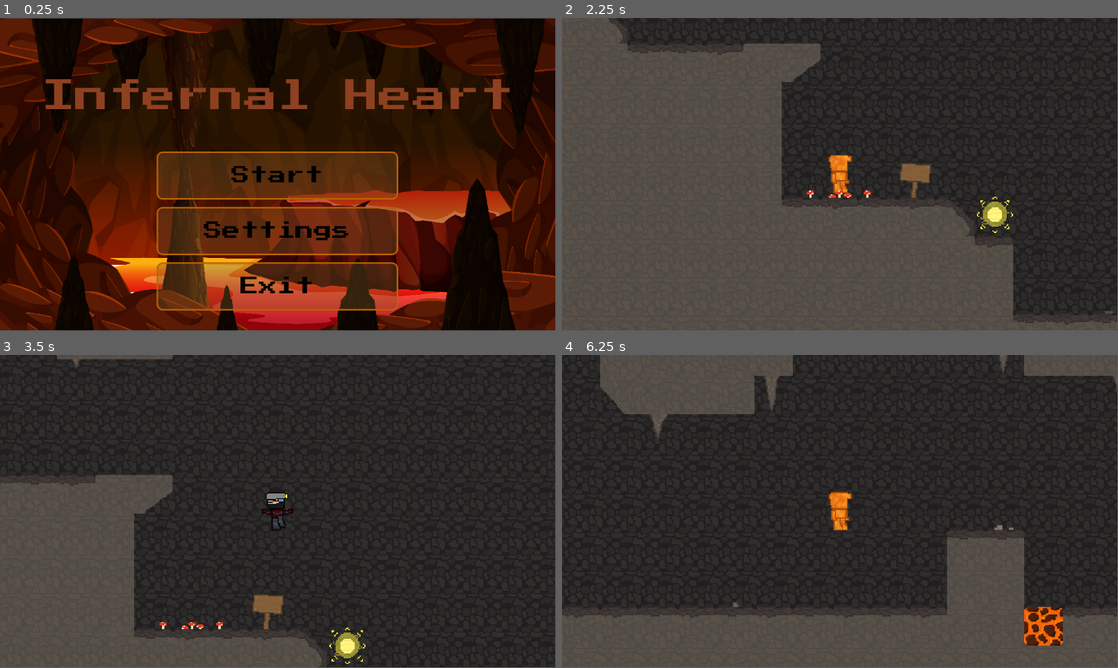
Above: before the commit, frames 1-4 (two rows, left to right).
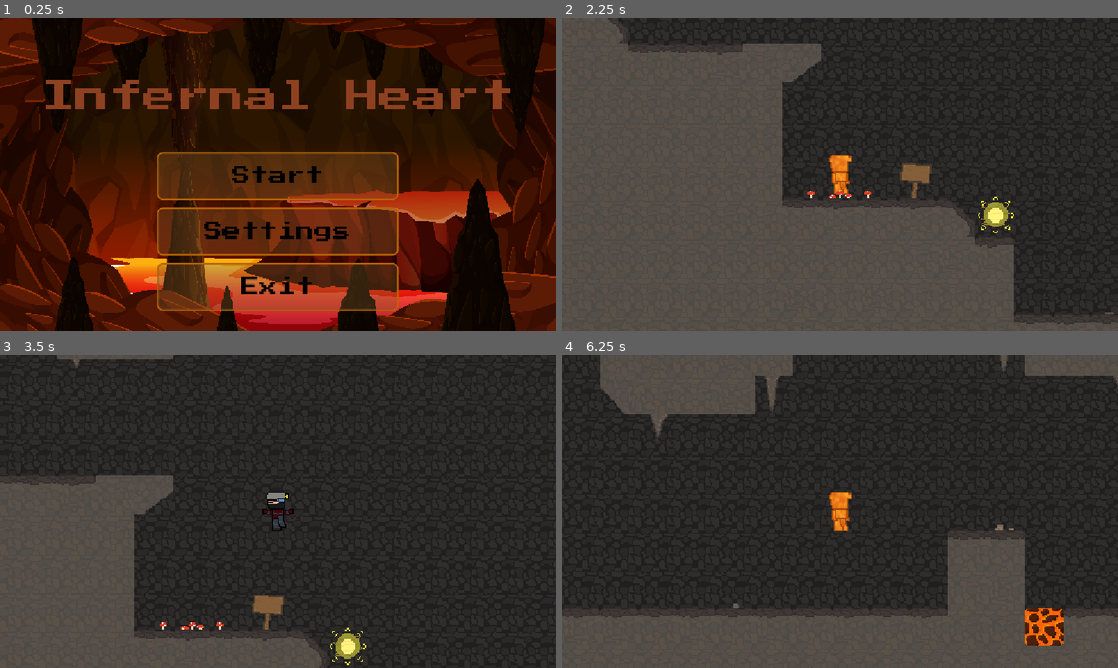
Above: after the commit, the same moments.

Repository: AffanKhan261/Godot_Campfire_Game_Repo
Game: Godot game, scene res://scenes/main_menu.tscn
Two runs of this game, one before a commit and one after it. Both use one fixed random seed, a clock stepped at 60 frames per second and the inputs below.
Inputs:
- Up to frame 1 (0.25 s): no input
- Up to frame 2 (2.25 s): click "Settings" at 0.5 s; click "Back" at 1.25 s; click "Start" at 2 s
- Up to frame 3 (3.5 s): hold Right (move_right) from 2.78 s (still down); tap F (attack) at 2.85 s; tap Space (jump) at 3.02 s
- Up to frame 4 (6.25 s): tap R (fireblast) at 3.6 s; tap Space (jump) at 3.77, 5.27, 6.02 s; release Right (move_right) at 4.28 s; hold Left (move_left) 4.28-5.03 s; tap Q (magma_player) at 4.35 s; hold Right (move_right) from 5.03 s (still down); tap Shift (speed_dash) at 5.1 s; hold Tab (swap_player) from 5.78 s (still down)
The window is 799x449 before the commit and 800x450 after it. Grey fills any space a smaller window leaves; there, only what the larger window draws over its background counts as a difference.

The runs differ from the first frame. In frame 1, 5.4% of the frame differs, in the area x 0-100%, y 0-100%; in frame 2, 0.7%; in frame 3, 0.5%; in frame 4, 0.8%.

Commit message:
fullscreen mode

Diff:
--- a/project.godot
+++ b/project.godot
@@ -22,6 +22,11 @@
 [autoload]
 
 GlobalVar="*uid://bibogjkyruekf"
+
+[display]
+
+window/stretch/mode="canvas_items"
+window/stretch/aspect="expand"
 
 [input]
 
@@ -65,11 +70,6 @@
 "events": [Object(InputEventKey,"resource_local_to_scene":false,"resource_name":"","device":-1,"window_id":0,"alt_press …(195 unchanged characters)…
 ]
 }
-phase_mode={
-"deadzone": 0.2,
-"events": [Object(InputEventKey,"resource_local_to_scene":false,"resource_name":"","device":-1,"window_id":0,"alt_pressed":false,"shift_pressed":false,"ctrl_pressed":false,"meta_pressed":false,"pressed":false,"keycode":0,"physical_keycode":81,"key_label":0,"unicode":113,"location":0,"echo":false,"script":null)
-]
-}
 magma_player={
 "deadzone": 0.2,
 "events": [Object(InputEventKey,"resource_local_to_scene":false,"resource_name":"","device":-1,"window_id":0,"alt_press …(192 unchanged characters)…
@@ -78,6 +78,11 @@
 fireblast={
 "deadzone": 0.2,
 "events": [Object(InputEventKey,"resource_local_to_scene":false,"resource_name":"","device":-1,"window_id":0,"alt_press …(192 unchanged characters)…
+]
+}
+phase_mode={
+"deadzone": 0.2,
+"events": [Object(InputEventKey,"resource_local_to_scene":false,"resource_name":"","device":-1,"window_id":0,"alt_pressed":false,"shift_pressed":false,"ctrl_pressed":false,"meta_pressed":false,"pressed":false,"keycode":0,"physical_keycode":81,"key_label":0,"unicode":113,"location":0,"echo":false,"script":null)
 ]
 }
 
--- a/scenes/main_menu.tscn
+++ b/scenes/main_menu.tscn
@@ -3,6 +3,7 @@
 [ext_resource type="Script" uid="uid://bbdju5oqh1k4" path="res://scripts/main_menu.gd" id="1_bqqt6"]
 [ext_resource type="Texture2D" uid="uid://c7xka82uc1hib" path="res://assets/infernal-dark-cave-with-lava-scene/50656.jpg" id="1_ekxnf"]
 [ext_resource type="FontFile" uid="uid://bbfm0q7fajwvn" path="res://assets/PressStart2P-Regular.ttf" id="1_l6cm7"]
+[ext_resource type="Script" uid="uid://cnde4et8luej3" path="res://scripts/fullscreen_toggle.gd" id="4_8ln24"]
 [ext_resource type="AudioStream" uid="uid://bgisx1rv8rh70" path="res://assets/audio_music (remember to credit)/[Main Menu]ULTRAKILL - The Fire Is Gone.mp3" id="4_wu84c"]
 
 [sub_resource type="StyleBoxTexture" id="StyleBoxTexture_bqqt6"]
@@ -187,7 +188,6 @@
 text = "Infernal Heart"
 
 [node name="Settings" type="Panel" parent="." unique_id=1877642773]
-visible = false
 layout_mode = 1
 anchors_preset = 8
 anchor_left = 0.5
@@ -238,6 +238,25 @@
 theme_override_styles/hover = SubResource("StyleBoxFlat_5dd4i")
 text = "Back"
 
+[node name="FullscreenToggle" type="CheckButton" parent="Settings" unique_id=1137915413]
+layout_mode = 1
+anchors_preset = 8
+anchor_left = 0.5
+anchor_top = 0.5
+anchor_right = 0.5
+anchor_bottom = 0.5
+offset_left = -259.0
+offset_top = -160.5
+offset_right = 259.0
+offset_bottom = -27.5
+grow_horizontal = 2
+grow_vertical = 2
+theme_override_colors/font_color = Color(0, 0, 0, 1)
+theme_override_fonts/font = ExtResource("1_l6cm7")
+theme_override_font_sizes/font_size = 26
+text = "Fullscreen toggle"
+script = ExtResource("4_8ln24")
+
 [node name="AudioStreamPlayer2D" type="AudioStreamPlayer2D" parent="." unique_id=676510052]
 stream = ExtResource("4_wu84c")
 autoplay = true
@@ -246,3 +265,4 @@
 [connection signal="pressed" from="MainButtons/Settings" to="." method="_on_settings_pressed"]
 [connection signal="pressed" from="MainButtons/Exit" to="." method="_on_exit_pressed"]
 [connection signal="pressed" from="Settings/BackButton" to="." method="_on_back_button_pressed"]
+[connection signal="toggled" from="Settings/FullscreenToggle" to="Settings/FullscreenToggle" method="_on_toggled"]
Not shown: 1 places in scenes/level_3.tscn that only renumber resources
